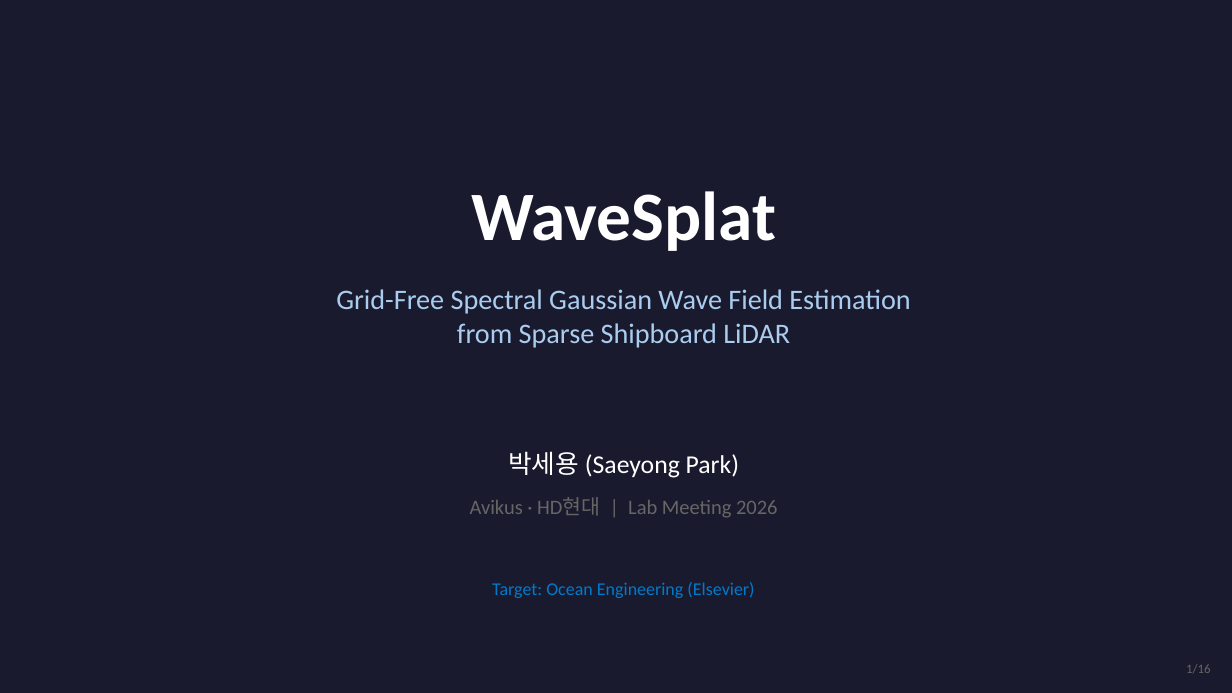
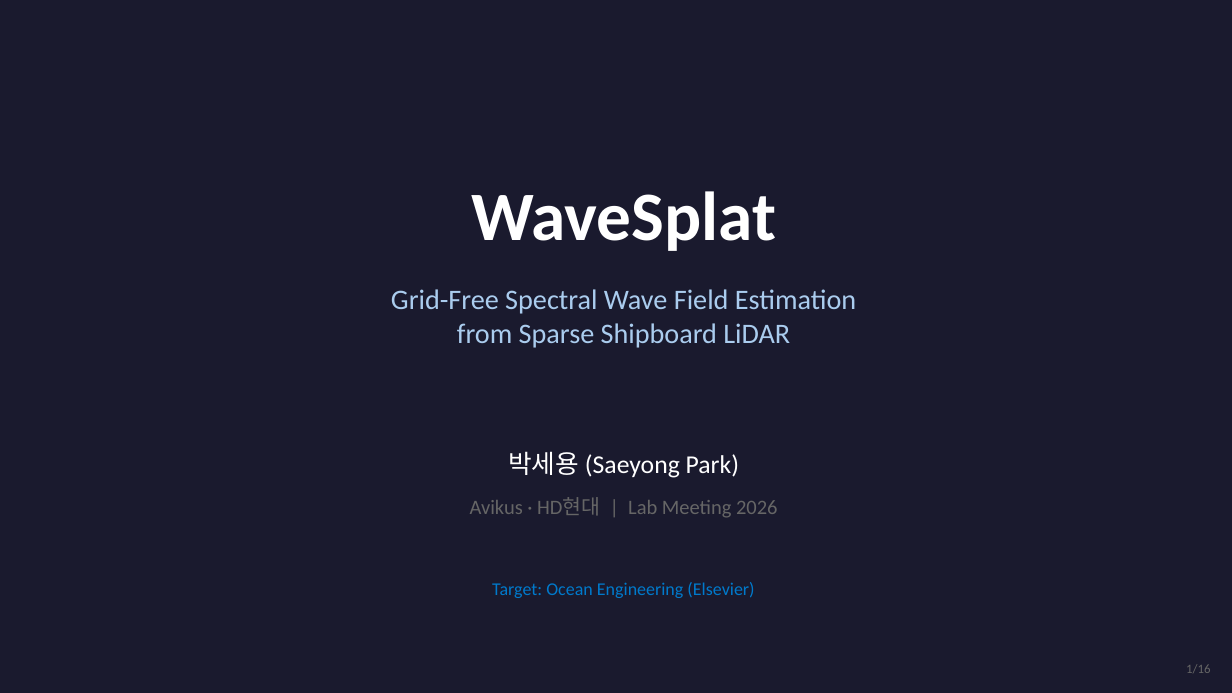
Before and after one commit to SAEYONGPARK94/wavesplat, a slide deck: slide 1 of wavesplat/docs/labmeeting_wavesplat.pptx. Drawn at 1232x693 pixels with LibreOffice and Linux fonts; fonts in the diff are those of the drawing. Boxes give left, top, right and bottom in pixels: in the first picture for what was removed or moved away, otherwise in the second. Text is boxed around its words. In the diff, an @@ line names an element or a change of style, - is before the commit and + after.

```diff
--- a/wavesplat/docs/labmeeting_wavesplat.pptx
+++ b/wavesplat/docs/labmeeting_wavesplat.pptx
@@ text at [391,289,856,348]: text changed @@
-Grid-Free Spectral Gaussian Wave Field Estimation
-from Sparse Shipboard LiDAR
+Grid-Free Spectral Wave Field Estimation
+from Sparse Shipboard LiDAR
```
Also in this commit, not shown: 4 other slides changed, 2 slides removed, 1 other file.
